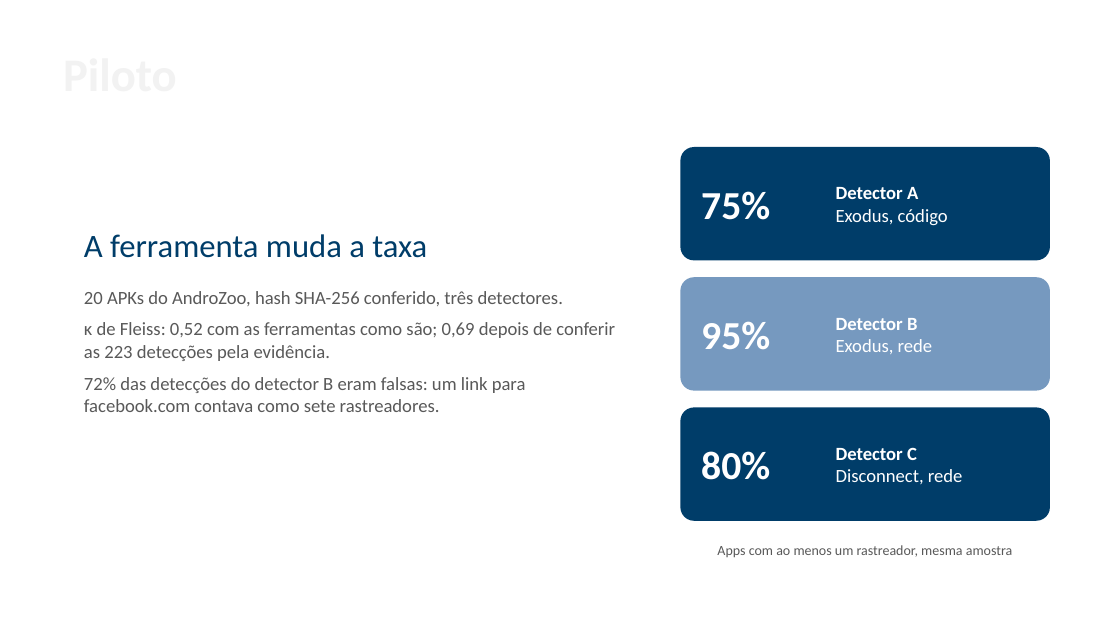
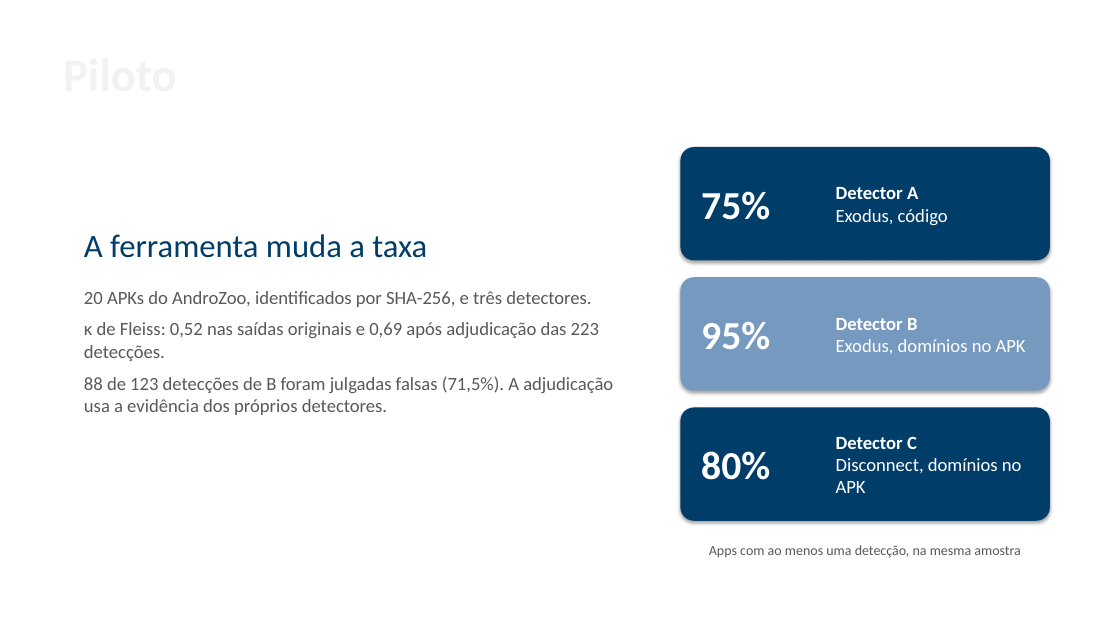
Before and after one commit to ClaudioAMF1/TCC, a slide deck: slide 10 of tcc/apresentacao/simulacao-defesa-rascunho.pptx. Drawn at 1120x630 pixels with LibreOffice and Linux fonts; fonts in the diff are those of the drawing; background and template pictures are left out. Boxes give left, top, right and bottom in pixels: in the first picture for what was removed or moved away, otherwise in the second. Text is boxed around its words. In the diff, an @@ line names an element or a change of style, - is before the commit and + after.

Commit message:
Completa preparação do reteste e revisa projeto do Capstone I
Inclui recursos necessários, matriz documental da LGPD e amostra cega de 125 registros para o reteste.
Revisa fundamentação, referências, plano de análise, formatação, slides e roteiro.
Preserva as decisões originais e registra a F2 e a validação pessoal como pendentes.

```diff
--- a/tcc/apresentacao/simulacao-defesa-rascunho.pptx
+++ b/tcc/apresentacao/simulacao-defesa-rascunho.pptx
@@ text at (84,291,613,415): text changed @@
-20 APKs do AndroZoo, hash SHA-256 conferido, três detectores.
-κ de Fleiss: 0,52 com as ferramentas como são; 0,69 depois de conferir as 223 detecções pela evidência.
-72% das detecções do detector B eram falsas: um link para facebook.com contava como sete rastreadores.
+20 APKs do AndroZoo, identificados por SHA-256, e três detectores.
+κ de Fleiss: 0,52 nas saídas originais e 0,69 após adjudicação das 223 detecções.
+88 de 123 detecções de B foram julgadas falsas (71,5%). A adjudicação usa a evidência dos próprios detectores.
@@ text at (836,339,1026,354): text changed @@
-Exodus, rede
+Exodus, domínios no APK
@@ shadow on in 3 elements at (681,147,1050,260), (681,277,1050,391), (681,408,1050,521) @@
@@ text at (836,458,1022,493): text changed @@
-Disconnect, rede
+Disconnect, domínios no APK
@@ text at (709,545,1021,558): text changed @@
-Apps com ao menos um rastreador, mesma amostra
+Apps com ao menos uma detecção, na mesma amostra
```
Also in this commit, not shown: 9 other slides changed, 3 slides added, 3 slides removed, 15 other files.
